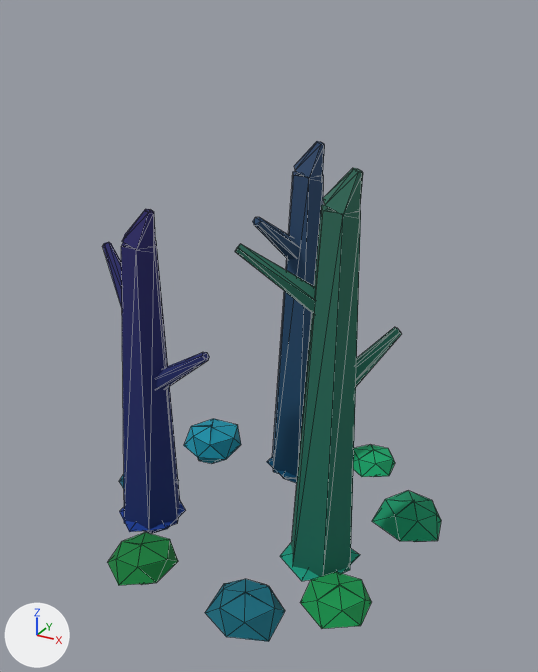
Before and after pictures for a commit that changed the glTF model assets/models/vegetation/charred_00.glb.
Camera for both pictures: a 50 mm camera at (0.851, -1.549, 1.364) aimed at (0.012, -0.024, 0.601). The axes (+X, +Y, +Z) are drawn at lower left. The lights are the same throughout. The picture after the commit comes second. Mesh edges are drawn as thin lines. Vertices at exactly the same position are counted once.

Names of what the first picture shows: 'charred_00'.
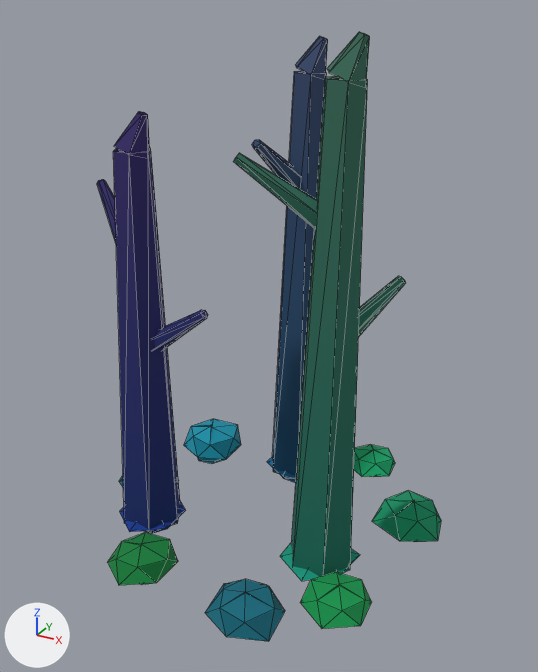
The change, as a diff of the scene's bpy script:
```diff
--- a/assets/models/vegetation/charred_00.glb.py
+++ b/assets/models/vegetation/charred_00.glb.py
@@ me_charred_00 @@
 # used by ob_charred_00; location = (0.0, 0.0, 0.0)
 # before: 2 (-0.273, -0.229, 0.852) at pixel (121, 246), 3 (-0.296, -0.19, 0.852), 5 (-0.228, -0.229, 0.851) at pixel (136, 249), 9 (-0.228, -0.151, 0.851) at pixel (156, 240), 11 (-0.273, -0.151, 0.852)
 # before: 50 (0.22, -0.172, 0.984) at pixel (323, 210), 51 (0.198, -0.133, 0.984) at pixel (321, 205), 53 (0.265, -0.172, 0.983) at pixel (343, 213), 55 (0.288, -0.133, 0.982) at pixel (360, 211), 57 (0.265, -0.094, 0.983)
 # before: 59 (0.22, -0.094, 0.984)
 # before: 98 (-0.032, 0.189, 0.967) at pixel (293, 175), 99 (-0.055, 0.228, 0.968) at pixel (292, 171), 101 (0.013, 0.189, 0.966) at pixel (309, 177), 103 (0.035, 0.228, 0.966) at pixel (323, 175), 105 (0.013, 0.267, 0.966) at pixel (322, 172)
 # before: 107 (-0.032, 0.267, 0.967)
-me_charred_00.from_pydata(...)  # 401 vertices, 710 faces; spans x -0.466..0.466, y -0.465..0.465, z 0.0..1.068
-me_charred_00.vertices[7].co = (-0.206, -0.19, 0.85)  # pixel (154, 246)
+me_charred_00.from_pydata(...)  # 401 vertices, 710 faces; spans x -0.466..0.466, y -0.465..0.465, z 0.0..1.325
+# me_charred_00 part 1: the loose piece of 12 vertices spanning x -0.293..-0.209, y -0.229..-0.152, z 0.835..0.935 is moved by (0.0, 0.0, 0.22)
+# me_charred_00 part 2: the loose piece of 12 vertices spanning x -0.289..-0.064, y -0.218..-0.163, z 0.428..0.604 is moved by (0.0, 0.0, 0.11)
+# me_charred_00 part 3: the loose piece of 12 vertices spanning x -0.45..-0.251, y -0.215..-0.078, z 0.628..0.802 is moved by (0.0, 0.0, 0.165)
+# me_charred_00 part 4: the loose piece of 12 vertices spanning x 0.201..0.285, y -0.172..-0.094, z 0.968..1.068 is moved by (0.0, 0.0, 0.257)
+# me_charred_00 part 5: the loose piece of 12 vertices spanning x 0.197..0.34, y -0.153..0.043, z 0.496..0.67 is moved by (0.0, 0.0, 0.129)
+# me_charred_00 part 6: the loose piece of 12 vertices spanning x 0.036..0.243, y -0.231..-0.107, z 0.727..0.901 is moved by (0.0, 0.0, 0.193)
+# me_charred_00 part 7: the loose piece of 12 vertices spanning x -0.052..0.032, y 0.189..0.267, z 0.951..1.051 is moved by (0.0, 0.0, 0.252)
+# me_charred_00 part 8: the loose piece of 12 vertices spanning x -0.064..0.002, y 0.023..0.244, z 0.715..0.889 is moved by (0.0, 0.0, 0.189)
+# me_charred_00 part 9
+for i in [2, 3, 5, 9, 11]: me_charred_00.vertices[i].co += Vector((0.0, 0.0, 0.22))
+me_charred_00.vertices[7].co = (-0.206, -0.19, 1.071)  # pixel (148, 151)
+# me_charred_00 part 10
+for i in [50, 51, 53, 55, 57, 59]: me_charred_00.vertices[i].co += Vector((0.0, 0.0, 0.257))
+# me_charred_00 part 11
+for i in [98, 99, 107]: me_charred_00.vertices[i].co += Vector((0.0, 0.0, 0.252))
+for i in [101, 103, 105]: me_charred_00.vertices[i].co += Vector((0.0, 0.0, 0.253))
+# other edits to the shape of me_charred_00 do not show in these pictures
 me_charred_00.materials.append(mat_r13_lush_charcoal)
```

Changed parts and their boxes [x1, y1, x2, y2] in the pictures (538 x 672 px; the box of a moved part takes in the faces that stretch with it):
'charred_00', reshaped (22% taller)
    before: [103, 141, 441, 642]
    after: [97, 32, 441, 642]
part 1 of me_charred_00, moved or reshaped
    before: [122, 209, 155, 249]
    after: [114, 111, 150, 153]
part 2 of me_charred_00, moved or reshaped
    before: [156, 352, 209, 389]
    after: [153, 310, 208, 349]
part 3 of me_charred_00, moved or reshaped
    before: [103, 242, 122, 308]
    after: [97, 179, 116, 243]
part 4 of me_charred_00, moved or reshaped
    before: [323, 168, 363, 214]
    after: [327, 32, 370, 80]
part 5 of me_charred_00, moved or reshaped
    before: [356, 327, 402, 386]
    after: [359, 276, 405, 336]
part 6 of me_charred_00, moved or reshaped
    before: [235, 244, 315, 314]
    after: [233, 153, 317, 229]
part 7 of me_charred_00, moved or reshaped
    before: [294, 141, 325, 177]
    after: [295, 36, 328, 74]
part 8 of me_charred_00, moved or reshaped
    before: [253, 217, 299, 259]
    after: [252, 140, 301, 188]
part 9 of me_charred_00, moved or reshaped
    before: [121, 241, 180, 533]
    after: [113, 148, 180, 533]
part 10 of me_charred_00, moved or reshaped
    before: [291, 205, 361, 577]
    after: [291, 76, 368, 577]
part 11 of me_charred_00, moved or reshaped
    before: [272, 171, 324, 480]
    after: [272, 71, 327, 479]
